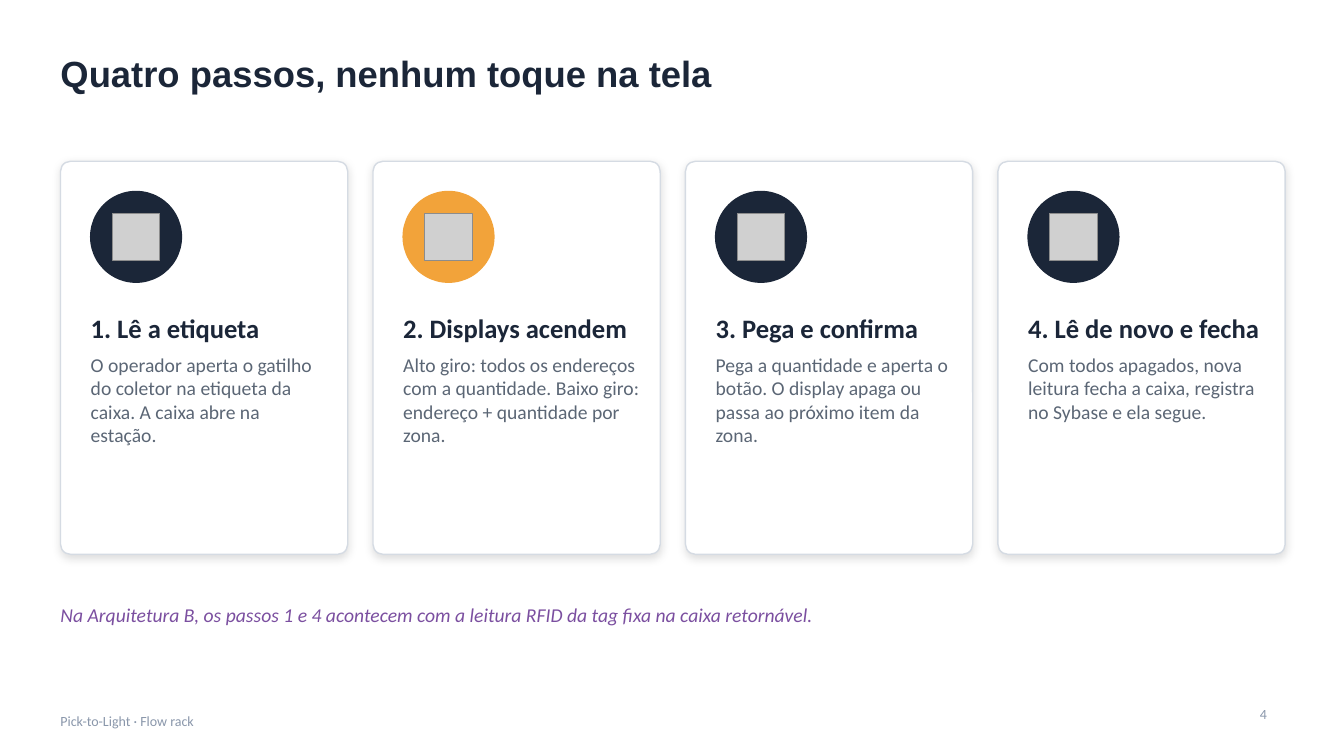
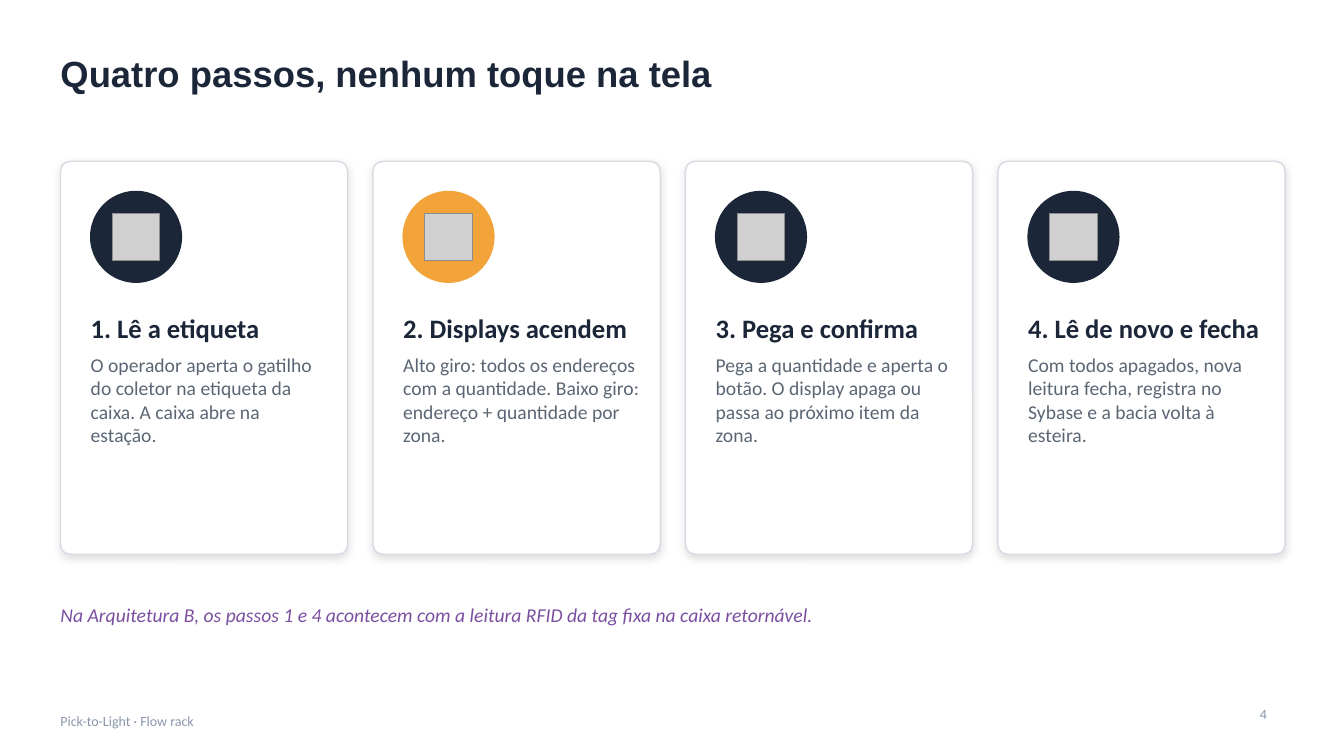
Before and after one commit to jivo88/picking_to_light, a slide deck: slide 4 of projeto/entregaveis/Apresentacao_PTL.pptx. Drawn at 1344x756 pixels with LibreOffice and Linux fonts; fonts in the diff are those of the drawing; grey boxes stand for pictures. Boxes give left, top, right and bottom in pixels: in the first picture for what was removed or moved away, otherwise in the second. Text is boxed around its words. In the diff, an @@ line names an element or a change of style, - is before the commit and + after.

```diff
--- a/projeto/entregaveis/Apresentacao_PTL.pptx
+++ b/projeto/entregaveis/Apresentacao_PTL.pptx
@@ text at <box>1028,358,1243,442</box>: text changed @@
-Com todos apagados, nova leitura fecha a caixa, registra no Sybase e ela segue.
+Com todos apagados, nova leitura fecha, registra no Sybase e a bacia volta à esteira.
```
Also in this commit, not shown: 4 other slides changed, 1 slide added, 16 other files.
